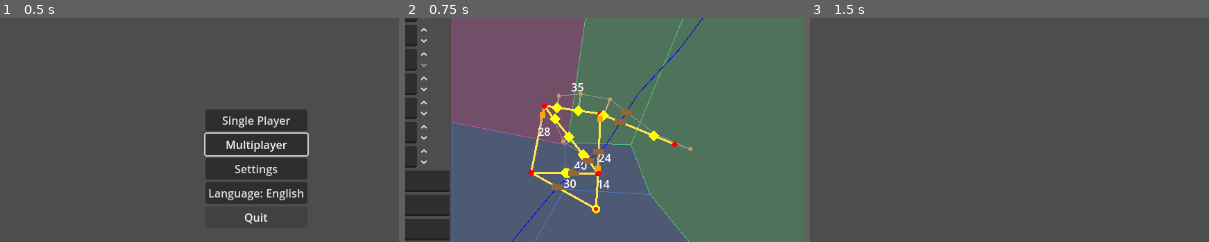
Above: before the commit, frames 1-3 (left to right).
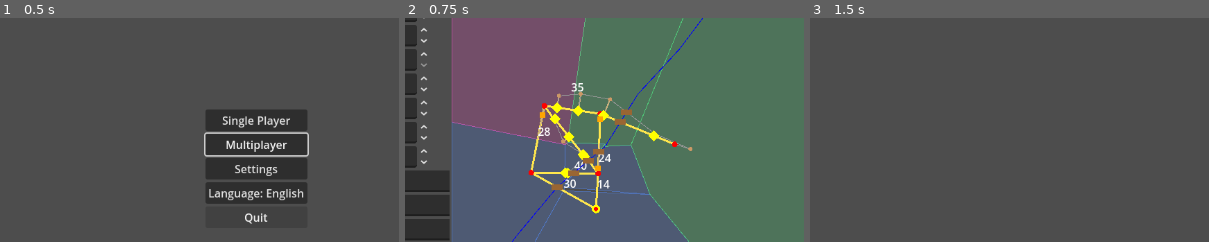
Above: after the commit, the same moments.

Repository: sepa79/CaravanWars
Game: Godot game, scene res://scenes/Main.tscn
The game is run twice, just before and just after one commit, with the same random seed, the same clock (stepped at 60 frames per second) and the same inputs.
Inputs:
- Up to frame 1 (0.5 s): no input
- Up to frame 2 (0.75 s): click "Single Player" at 0.5 s
- Up to frame 3 (1.5 s): click "Start" at 1.25 s
The pictures show only the part of the screen within x 24-74%, y 30-80%; the shares and areas given below are measured in that part.

Frame 1 is identical in both runs. In frame 2, 0.3% of the frame differs, in the area x 39-61%, y 55-80%; in frame 3, nothing differs.

Commit message:
fix: snap region borders to rivers

Diff:
--- a/game/mapgen/MapGenerator.gd
+++ b/game/mapgen/MapGenerator.gd
@@ -159,6 +159,9 @@
     var river_stage = RiverGeneratorModule.new(rng)
     var rivers: Array = river_stage.generate_rivers(roads, params.max_river_count, params.width, params.height)
     map_data["rivers"] = rivers
+    if rivers.size() > 0:
+        region_stage.snap_regions_to_rivers(regions, cities, params.width, params.height, rivers)
+        map_data["regions"] = regions
 
     var grouped: Dictionary = {
         MapNodeModule.TYPE_CITY: [],
--- a/game/mapgen/RegionGenerator.gd
+++ b/game/mapgen/RegionGenerator.gd
@@ -21,25 +21,46 @@
     print("[RegionGenerator] computed %s raw cells" % voronoi.size())
     var regions: Dictionary = {}
     for i in range(voronoi.size()):
-        var poly: PackedVector2Array = voronoi[i]
-        print("[RegionGenerator] cell %s has %s vertices before filtering" % [i, poly.size()])
-        if poly.size() < 3:
+        var raw: PackedVector2Array = voronoi[i]
+        print("[RegionGenerator] cell %s has %s vertices before filtering" % [i, raw.size()])
+        if raw.size() < 3:
             print("[RegionGenerator] cell %s discarded: less than 3 vertices" % i)
             continue
-        poly = _sort_clockwise(poly)
-        poly = _filter_points(poly)
+        var poly: PackedVector2Array = _prepare_polygon(raw)
         print("[RegionGenerator] cell %s has %s vertices after filtering" % [i, poly.size()])
         if poly.size() < 3:
             print("[RegionGenerator] cell %s discarded after filtering" % i)
             continue
-        var arr: Array[Vector2] = []
-        for p in poly:
-            arr.append(p)
+        var arr: Array[Vector2] = _packed_to_array(poly)
         print("[RegionGenerator] cell %s vertices: %s" % [i, arr])
         regions[i + 1] = RegionModule.new(i + 1, arr, "")
     print("[RegionGenerator] finalized %s regions" % regions.size())
     _assign_kingdoms(regions, kingdom_count)
     return regions
+
+func snap_regions_to_rivers(
+    regions: Dictionary,
+    cities: Array[Vector2],
+    width: float,
+    height: float,
+    rivers: Array
+) -> void:
+    if regions.is_empty() or rivers.is_empty() or cities.is_empty():
+        return
+    var bounds := Rect2(Vector2.ZERO, Vector2(width, height))
+    var snapped_cells: Array[PackedVector2Array] = VoronoiModule.cells(cities, bounds, rivers)
+    if snapped_cells.is_empty():
+        return
+    for idx in range(snapped_cells.size()):
+        var region_id: int = idx + 1
+        if not regions.has(region_id):
+            continue
+        var poly: PackedVector2Array = _prepare_polygon(snapped_cells[idx])
+        if poly.size() < 3:
+            continue
+        var region: MapViewRegion = regions[region_id]
+        region.boundary_nodes = _packed_to_array(poly)
+        print("[RegionGenerator] snapped region %s to %s vertices" % [region_id, poly.size()])
 
 func _assign_kingdoms(regions: Dictionary, kingdom_count: int) -> void:
     var total: int = regions.size()
@@ -143,3 +164,15 @@
     for p in arr:
         sorted.append(p)
     return sorted
+
+func _prepare_polygon(points: PackedVector2Array) -> PackedVector2Array:
+    if points.size() < 3:
+        return PackedVector2Array()
+    var sorted: PackedVector2Array = _sort_clockwise(points)
+    return _filter_points(sorted)
+
+func _packed_to_array(points: PackedVector2Array) -> Array[Vector2]:
+    var result: Array[Vector2] = []
+    for p in points:
+        result.append(p)
+    return result
--- a/game/mapgen/Voronoi.gd
+++ b/game/mapgen/Voronoi.gd
@@ -109,45 +109,128 @@
     rivers: Array,
     tolerance: float
 ) -> PackedVector2Array:
-    var best_path: PackedVector2Array = _find_best_river_path(a, b, rivers, tolerance)
-    if best_path.size() < 2:
+    var sequences: Array[Dictionary] = _collect_river_sequences(a, b, rivers, tolerance)
+    if sequences.is_empty():
         var fallback := PackedVector2Array()
         fallback.append(a)
         fallback.append(b)
         return fallback
-    if best_path[0].distance_to(a) > best_path[best_path.size() - 1].distance_to(a):
-        best_path = _reverse_points(best_path)
+    sequences.sort_custom(func(lhs: Dictionary, rhs: Dictionary) -> bool:
+        return float(lhs.get("start_t", 0.0)) < float(rhs.get("start_t", 0.0))
+    )
     var result := PackedVector2Array()
-    result.append(best_path[0])
-    for i in range(1, best_path.size() - 1):
-        var mid_point: Vector2 = best_path[i]
-        if result[result.size() - 1].distance_to(mid_point) > EPS:
-            result.append(mid_point)
-    var last_point: Vector2 = best_path[best_path.size() - 1]
-    if result[result.size() - 1].distance_to(last_point) > EPS:
-        result.append(last_point)
-    return result
-
-static func _find_best_river_path(
+    result.append(a)
+    for seq in sequences:
+        var start_point: Vector2 = seq.get("start_closest", a)
+        _append_point(result, start_point)
+        var path: PackedVector2Array = seq.get("path", PackedVector2Array())
+        for point in path:
+            _append_point(result, point)
+        var end_point: Vector2 = seq.get("end_closest", b)
+        _append_point(result, end_point)
+    _append_point(result, b)
+    return result
+
+static func _collect_river_sequences(
     a: Vector2,
     b: Vector2,
     rivers: Array,
     tolerance: float
-) -> PackedVector2Array:
-    var best := PackedVector2Array()
-    var best_score: float = INF
+) -> Array[Dictionary]:
+    var sequences: Array[Dictionary] = []
+    var edge_vec: Vector2 = b - a
+    var length: float = edge_vec.length()
+    if length <= EPS:
+        return sequences
+    var edge_dir: Vector2 = edge_vec / length
     for river_variant in rivers:
         var river_points: PackedVector2Array = _to_vector2_array(river_variant)
         if river_points.size() < 2:
             continue
-        var candidate: PackedVector2Array = _extract_river_path(river_points, a, b, tolerance)
-        if candidate.size() < 2:
-            continue
-        var score: float = candidate[0].distance_to(a) + candidate[candidate.size() - 1].distance_to(b)
-        if score < best_score:
-            best_score = score
-            best = candidate
-    return best
+        var flags: Array[bool] = []
+        var closest_points: Array[Vector2] = []
+        var t_values: Array[float] = []
+        flags.resize(river_points.size())
+        closest_points.resize(river_points.size())
+        t_values.resize(river_points.size())
+        for idx in range(river_points.size()):
+            var rp: Vector2 = river_points[idx]
+            var closest: Vector2 = Geometry2D.get_closest_point_to_segment(rp, a, b)
+            var dist: float = rp.distance_to(closest)
+            var along: float = edge_dir.dot(closest - a)
+            if dist <= tolerance and along >= -tolerance and along <= length + tolerance:
+                flags[idx] = true
+                closest_points[idx] = closest
+                t_values[idx] = clamp(along / length, 0.0, 1.0)
+            else:
+                flags[idx] = false
+                closest_points[idx] = Vector2.ZERO
+                t_values[idx] = 0.0
+        var start_idx: int = -1
+        for idx in range(river_points.size()):
+            if flags[idx]:
+                if start_idx == -1:
+                    start_idx = idx
+            elif start_idx != -1:
+                var end_idx: int = idx - 1
+                var seq: Dictionary = _build_sequence(
+                    river_points,
+                    start_idx,
+                    end_idx,
+                    closest_points,
+                    t_values
+                )
+                if not seq.is_empty():
+                    sequences.append(seq)
+                start_idx = -1
+        if start_idx != -1:
+            var seq_end: int = river_points.size() - 1
+            var seq_final: Dictionary = _build_sequence(
+                river_points,
+                start_idx,
+                seq_end,
+                closest_points,
+                t_values
+            )
+            if not seq_final.is_empty():
+                sequences.append(seq_final)
+    return sequences
+
+static func _build_sequence(
+    river_points: PackedVector2Array,
+    start_idx: int,
+    end_idx: int,
+    closest_points: Array[Vector2],
+    t_values: Array[float]
+) -> Dictionary:
+    if end_idx - start_idx < 1:
+        return {}
+    var path := PackedVector2Array()
+    for idx in range(start_idx, end_idx + 1):
+        path.append(river_points[idx])
+    var start_t: float = t_values[start_idx]
+    var end_t: float = t_values[end_idx]
+    var start_closest: Vector2 = closest_points[start_idx]
+    var end_closest: Vector2 = closest_points[end_idx]
+    if start_t > end_t:
+        path = _reverse_points(path)
+        var temp_t: float = start_t
+        start_t = end_t
+        end_t = temp_t
+        var temp_pt: Vector2 = start_closest
+        start_closest = end_closest
+        end_closest = temp_pt
+    return {
+        "path": path,
+        "start_t": start_t,
+        "end_t": end_t,
+        "start_closest": start_closest,
+        "end_closest": end_closest,
+    }
+
+static func _append_point(points: PackedVector2Array, point: Vector2) -> void:
+    if points.is_empty() or points[points.size() - 1].distance_to(point) > EPS:
+        points.append(point)
 
 static func _to_vector2_array(data: Variant) -> PackedVector2Array:
     if data is PackedVector2Array:
@@ -159,50 +242,6 @@
                 result.append(item)
     return result
 
-static func _extract_river_path(
-    river_points: PackedVector2Array,
-    a: Vector2,
-    b: Vector2,
-    tolerance: float
-) -> PackedVector2Array:
-    var point_count: int = river_points.size()
-    if point_count < 2:
-        return PackedVector2Array()
-    var start_idx: int = -1
-    var end_idx: int = -1
-    var start_dist: float = INF
-    var end_dist: float = INF
-    for idx in range(point_count):
-        var point: Vector2 = river_points[idx]
-        var dist_start: float = point.distance_to(a)
-        if dist_start < start_dist:
-            start_dist = dist_start
-            start_idx = idx
-        var dist_end: float = point.distance_to(b)
-        if dist_end < end_dist:
-            end_dist = dist_end
-            end_idx = idx
-    if start_idx == -1 or end_idx == -1:
-        return PackedVector2Array()
-    if start_dist > tolerance or end_dist > tolerance:
-        return PackedVector2Array()
-    if start_idx == end_idx:
-        return PackedVector2Array()
-    var path := PackedVector2Array()
-    var step: int = 1 if end_idx >= start_idx else -1
-    var idx: int = start_idx
-    while true:
-        var rp: Vector2 = river_points[idx]
-        path.append(rp)
-        if idx == end_idx:
-            break
-        idx += step
-    for rp in path:
-        var closest: Vector2 = Geometry2D.get_closest_point_to_segment(rp, a, b)
-        if rp.distance_to(closest) > tolerance:
-            return PackedVector2Array()
-    return path
-
 static func _reverse_points(points: PackedVector2Array) -> PackedVector2Array:
     var reversed := PackedVector2Array()
     for idx in range(points.size() - 1, -1, -1):
Not shown, changed: CHANGELOG.md
